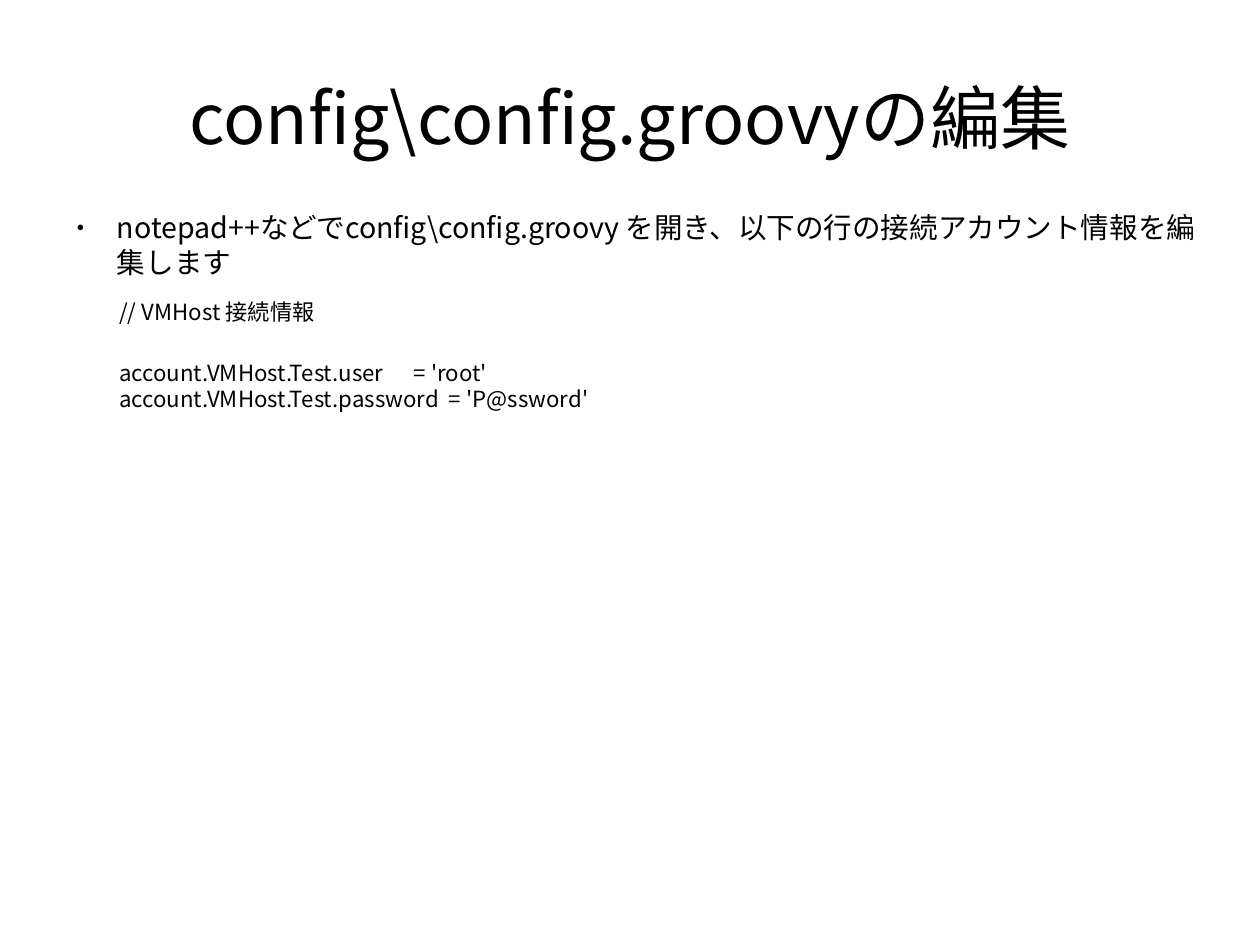
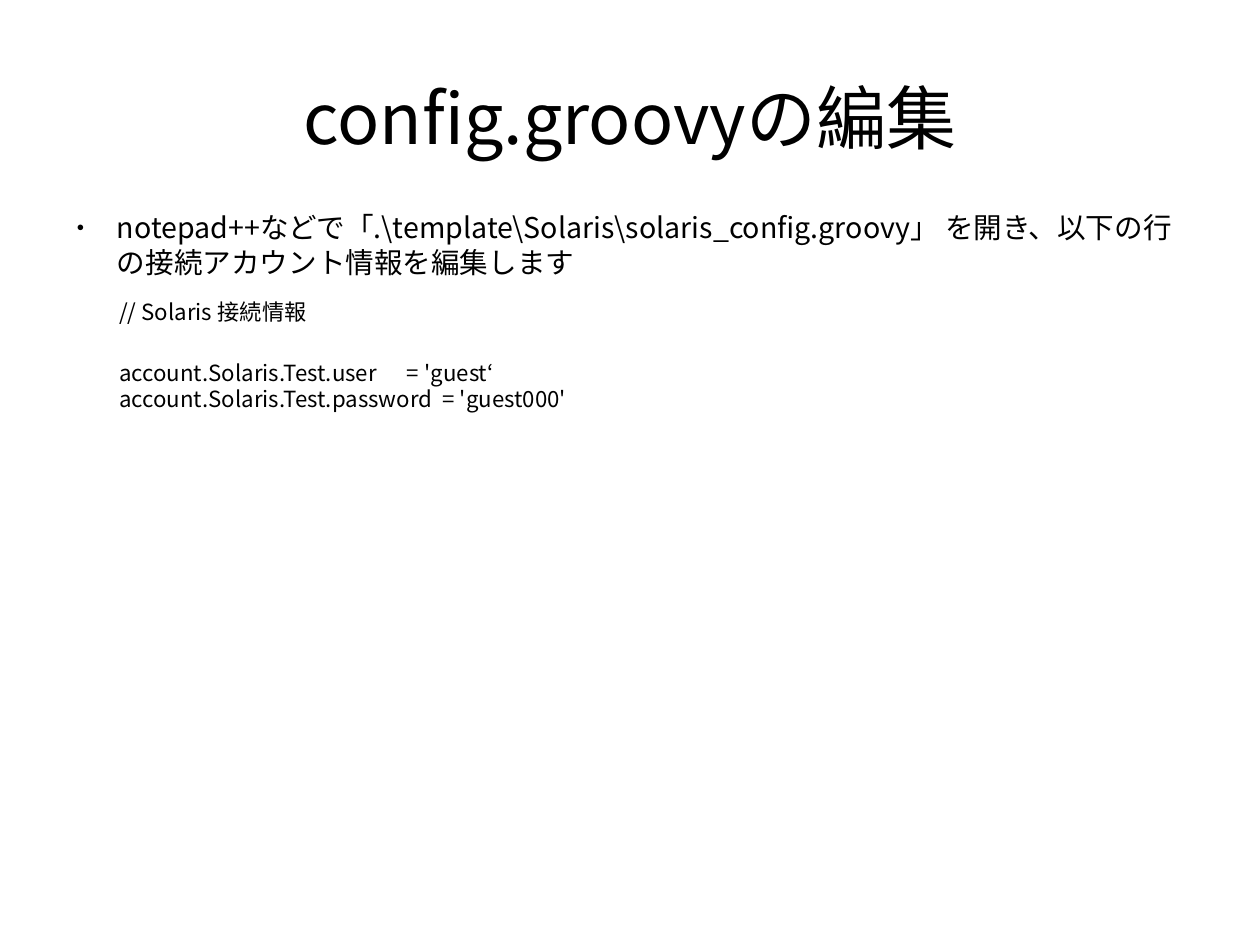
Before and after one commit to frsw3nr/gradle-server-acceptance, a slide deck: slide 38 of docs/jp/tutorial_test_pc.pptx (slide 40 before the commit). Drawn at 1260x945 pixels with LibreOffice and Linux fonts; fonts in the diff are those of the drawing. Boxes give left, top, right and bottom in pixels: in the first picture for what was removed or moved away, otherwise in the second. Text is boxed around its words. In the diff, an @@ line names an element or a change of style, - is before the commit and + after.

```diff
--- a/docs/jp/tutorial_test_pc.pptx
+++ b/docs/jp/tutorial_test_pc.pptx
@@ text at <box>304,85,956,161</box>: text changed @@
-config\config.groovyの編集
+config.groovyの編集
@@ text at <box>117,213,1172,276</box>: text changed @@
-● notepad++などでconfig\config.groovy を開き、以下の行の接続アカウント情報を編集します
+● notepad++などで「.\template\Solaris\solaris_config.groovy」 を開き、以下の行の接続アカウント情報を編集します
@@ text at <box>119,301,566,413</box>: text changed @@
-// VMHost 接続情報
-account.VMHost.Test.user = 'root'
-account.VMHost.Test.password = 'P@ssword'
+// Solaris 接続情報
+account.Solaris.Test.user = 'guest‘
+account.Solaris.Test.password = 'guest000'
```
Also in this commit, not shown: 19 other slides changed, 4 slides added, 5 slides removed, 17 other files.
